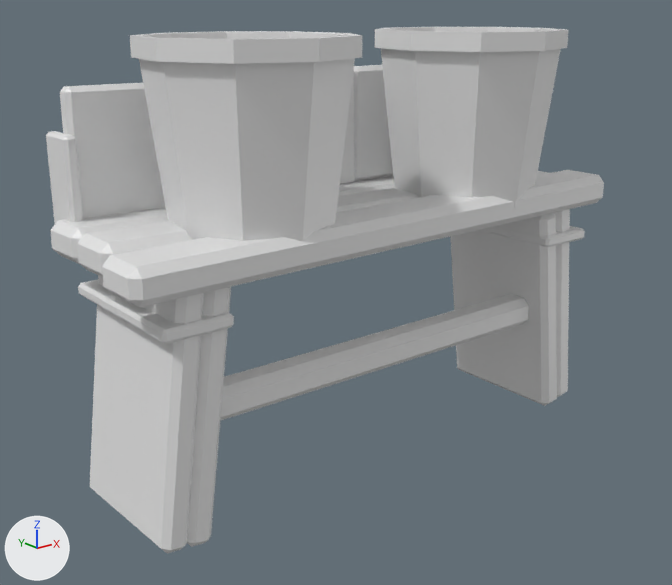
A saved change to the OBJ model assets/variants/stow_rail_remodel2_b.obj.
Rendered twice from a 50 mm camera at (-1.659, -1.975, 1.152) aimed at (-0.099, -0.025, 0.372). Arrows for +X, +Y and +Z are at lower left; the lights stay in place. The older version comes first. Where no turn or scale is listed for an object, it has been applied to the vertices.

In view in the first picture: 'stow_rail_remodel2_b'.
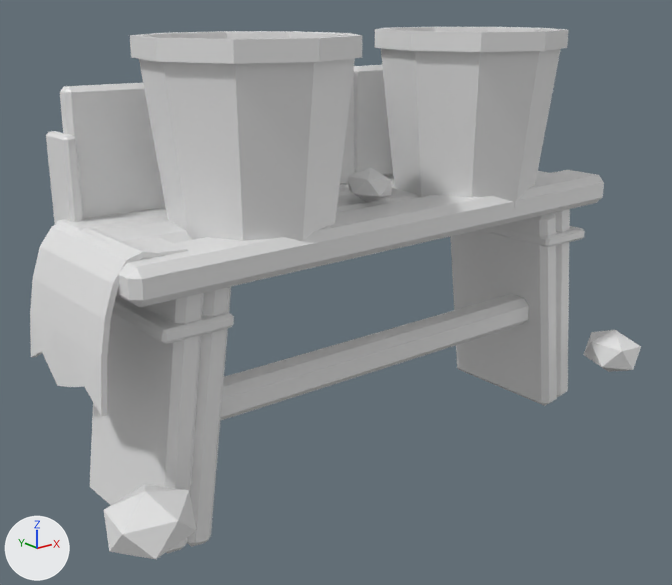
Location of each change, (x1, y1, x2, y2) in pixels of the pictures (672 x 585 px):
'stow_rail_remodel2_b', reshaped (9% wider)
    before: (46, 27, 604, 553)
    after: (30, 27, 641, 559)
part 1 of me_stow_rail_remodel2_b, added
    after: (30, 220, 188, 417)
part 2 of me_stow_rail_remodel2_b, added
    after: (104, 330, 641, 559)
part 3 of me_stow_rail_remodel2_b, added
    after: (348, 168, 392, 203)

The change, as a list of edits to the scene's bpy script:
```text
Add mat_stone:
    mat_stone = principled_material('stone')
    mat_stone.base_color = (0.8, 0.8, 0.8)  # white #e7e7e7
    mat_stone.roughness = 0.4
Add mat_hide:
    mat_hide = principled_material('hide')
    mat_hide.base_color = (0.8, 0.8, 0.8)  # white #e7e7e7
    mat_hide.roughness = 0.4
Change me_stow_rail_remodel2_b:
    used by ob_stow_rail_remodel2_b; location = (0.0, 0.0, 0.0)
    remove me_stow_rail_remodel2_b.from_pydata(...)  # 552 vertices, 1036 faces; spans x -0.83..0.83, y -0.32..0.28, z -0.13..1.08
    add me_stow_rail_remodel2_b.from_pydata(...)  # 684 vertices, 1284 faces; spans x -0.94..0.93, y -0.4..0.28, z -0.13..1.08
    me_stow_rail_remodel2_b part 1: a new loose piece of 96 vertices spanning x -0.89..-0.66, y -0.2..0.2, z 0.28..0.64, in mat_hide (white #e7e7e7)
    me_stow_rail_remodel2_b part 2
    24 vertices are added at x -0.94..0.93, y -0.4..-0.2, z -0.02..0.13
    40 new faces join them, mat_stone (white #e7e7e7)
    me_stow_rail_remodel2_b part 3
    12 vertices are added at x -0.07..0.06, y -0.12..0.01, z 0.62..0.72
    20 new faces join them, mat_stone (white #e7e7e7)
    add me_stow_rail_remodel2_b.materials.append(mat_hide)  # white #e7e7e7
    add me_stow_rail_remodel2_b.materials.append(mat_stone)  # white #e7e7e7
```
